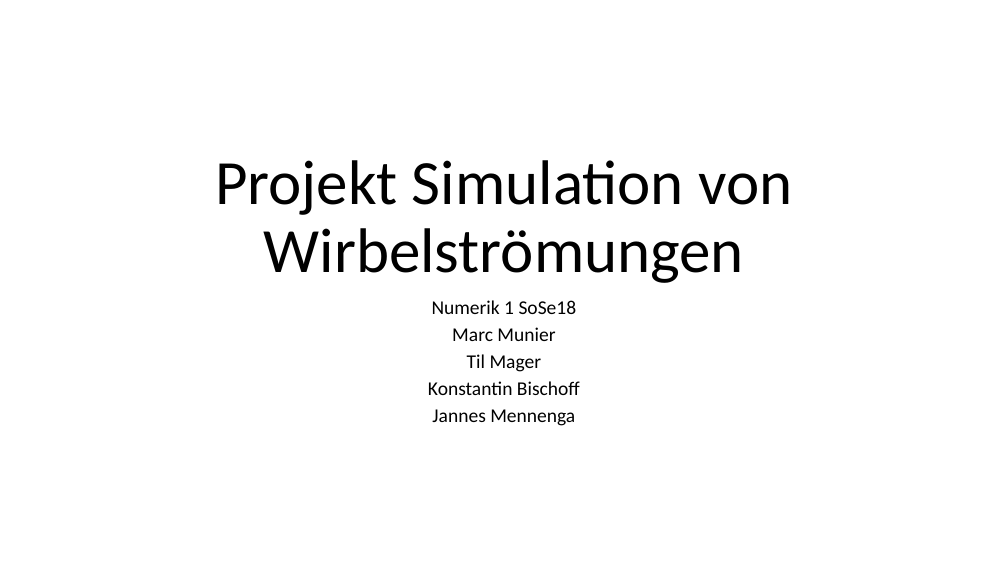
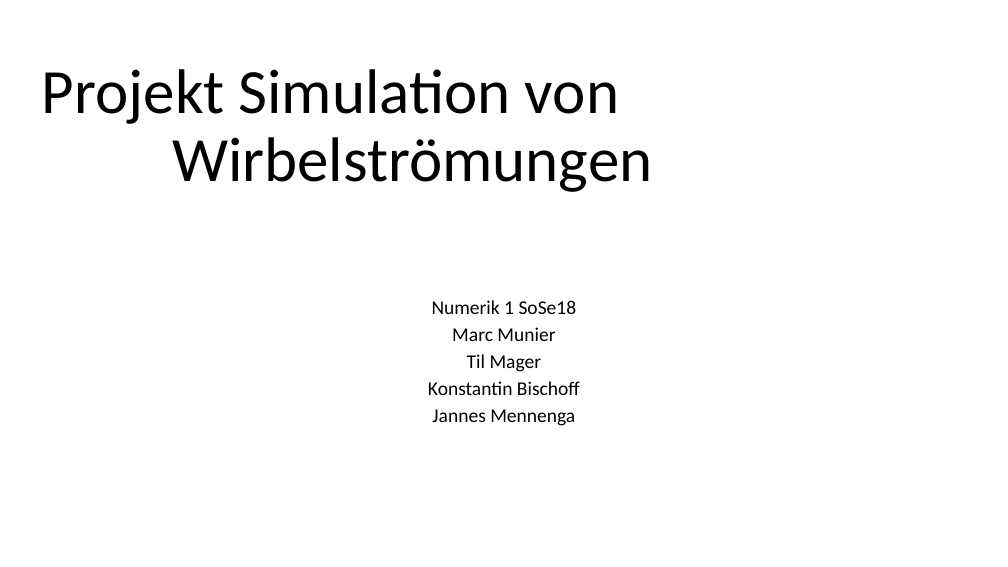
Before and after one commit to JMennenga/Numerik, a slide deck: slide 1 of Wirbelströmungen.pptx. Drawn at 1008x567 pixels with LibreOffice and Linux fonts; fonts in the diff are those of the drawing. Boxes give left, top, right and bottom in pixels: in the first picture for what was removed or moved away, otherwise in the second. Text is boxed around its words. In the diff, an @@ line names an element or a change of style, - is before the commit and + after.

```diff
--- a/Wirbelströmungen.pptx
+++ b/Wirbelströmungen.pptx
@@ title "Projekt Simulation von Wirbelströmungen" rewrapped from [215,160,792,283] to [42,69,652,192] @@
```
Also in this commit, not shown: 2 other slides changed, 7 slides added, 2 slides removed.
